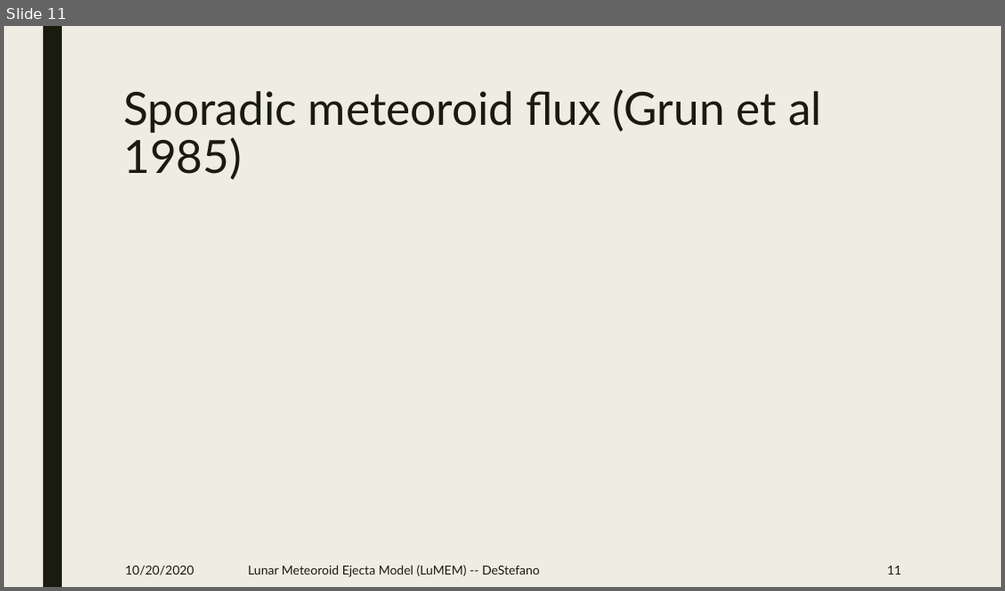
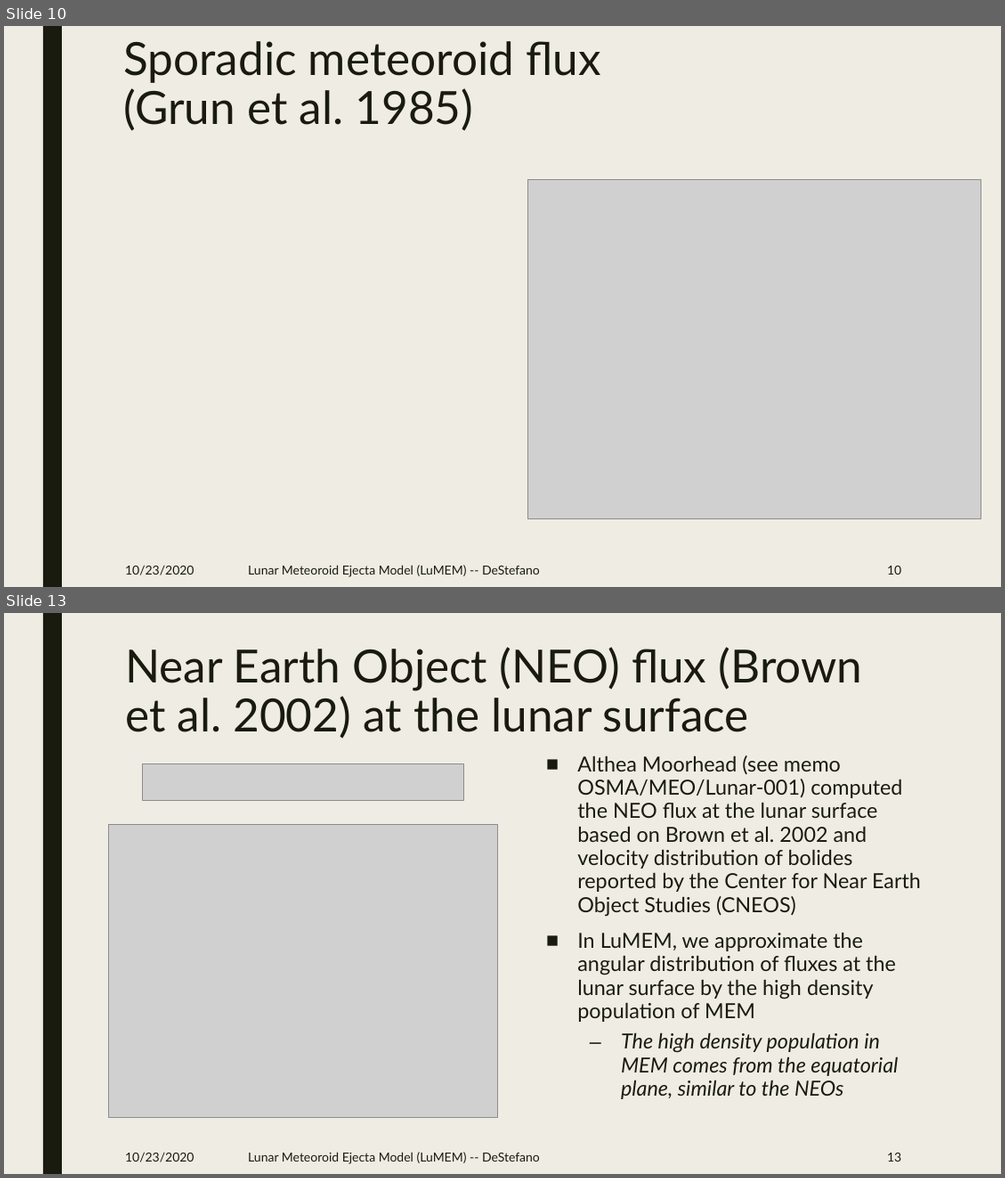
Before and after one commit to pmbremner/LunarEjecta, a slide deck: Presentation/Lunar_Secondary_Ejecta_Model.pptx. Shown one above the other, each under a label of ours: slide 11 before the commit, slides 10 and 13 after it; the slides between them are not shown. The pictures are 1005x591 and 1005x1178 pixels, drawn with LibreOffice and Linux fonts; fonts in the diff are those of the drawing; grey boxes stand for pictures. Boxes give left, top, right and bottom in pixels: in the first picture for what was removed or moved away, otherwise in the second. Text is boxed around its words. In the diff, an @@ line names an element or a change of style, - is before the commit and + after.

```diff
--- a/Presentation/Lunar_Secondary_Ejecta_Model.pptx
+++ b/Presentation/Lunar_Secondary_Ejecta_Model.pptx
@@ slide 13 added at (4,613,1001,1174), background #EFEDE3; not listed: 1 template element that a slide beside it also shows @@
@@ title added at (125,647,863,738), 44 pt, text #191B0E @@
+Near Earth Object (NEO) flux (Brown et al. 2002) at the lunar surface
@@ picture added at (142,764,464,801) @@
@@ text added at (577,755,921,1099), 20 pt, text #191B0E @@
+■ Althea Moorhead (see memo OSMA/MEO/Lunar-001) computed the NEO flux at the lunar surface based on Brown et al. 2002 and velocity distribution of bolides reported by the Center for Near Earth Object Studies (CNEOS)
+■ In LuMEM, we approximate the angular distribution of fluxes at the lunar surface by the high density population of MEM
+  – The high density population in MEM comes from the equatorial plane, similar to the NEOs
@@ picture added at (108,825,498,1118) @@
@@ text added at (125,1151,194,1162), 12 pt, text #191B0E @@
+10/23/2020
@@ text added at (248,1151,540,1164), 12 pt, text #191B0E @@
+Lunar Meteoroid Ejecta Model (LuMEM) -- DeStefano
@@ page number added at (887,1152,901,1161), 12 pt, text #191B0E @@
+13
@@ what was slide 11 is now slide 10 @@
@@ slide 10 changed as well @@
@@ title at (123,41,600,131): text changed @@
-Sporadic meteoroid flux (Grun et al 1985)
+Sporadic meteoroid flux
+(Grun et al. 1985)
@@ picture added at (528,179,981,519) @@
@@ text at (125,564,194,575): text changed @@
-10/20/2020
+10/23/2020
@@ page number at (887,565,901,574): text changed @@
-11
+10
```
Also in this commit, not shown: 12 other slides changed, 9 other slides added, 7 other files.
